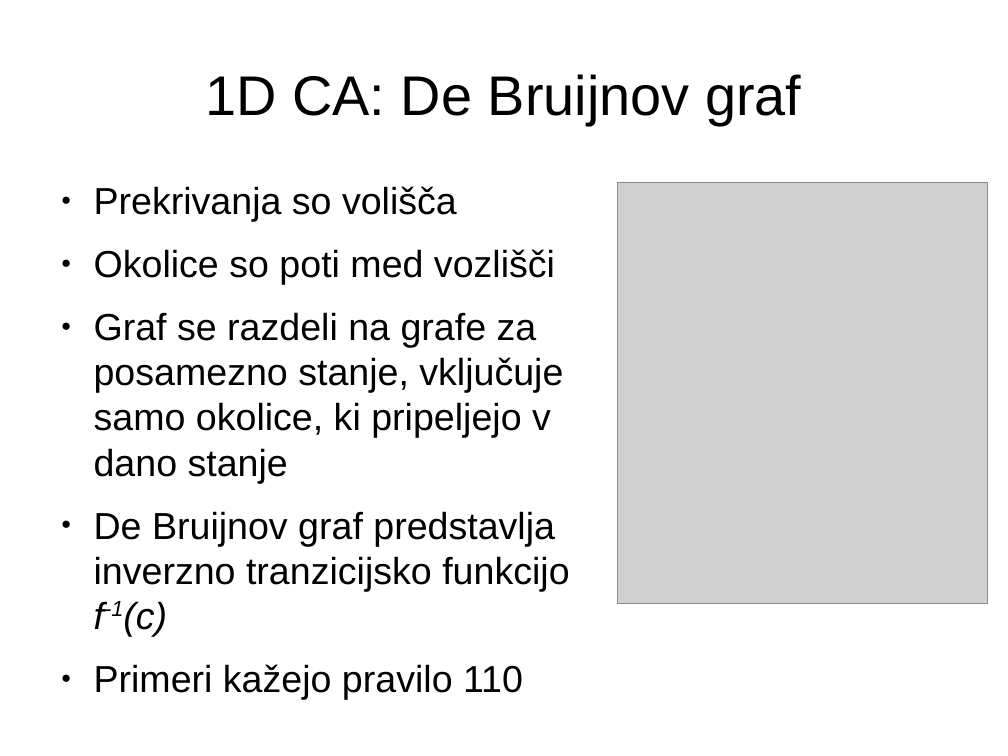
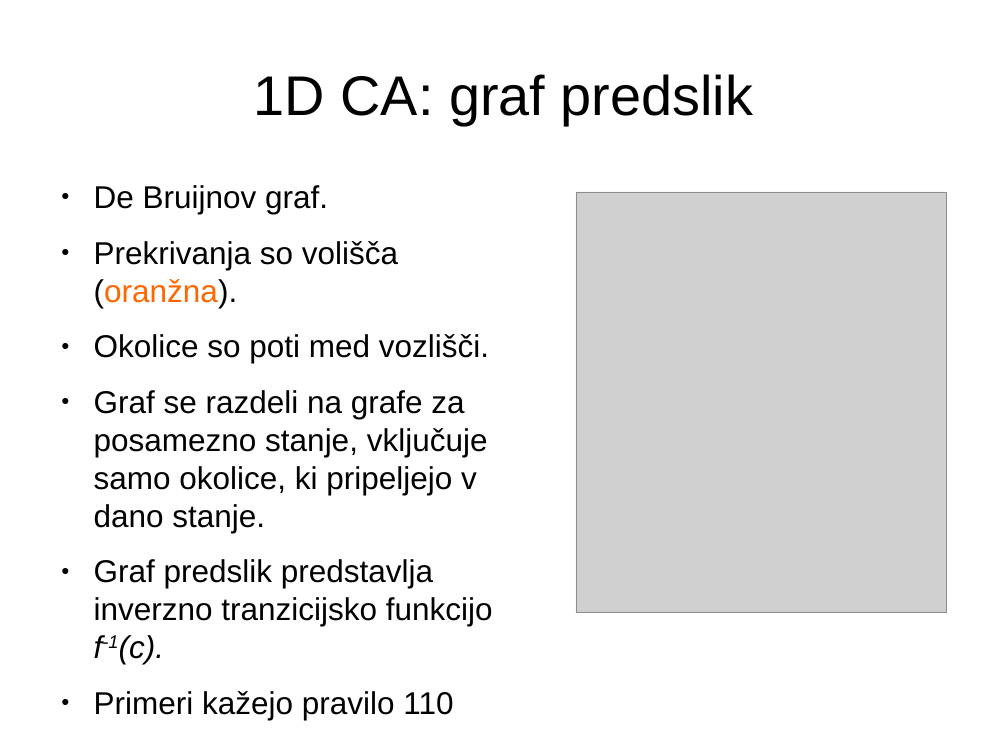
Before and after one commit to jeras/fri-latex-templates, a slide deck: slide 5 of predstavitev/predstavitev.odp. Drawn at 1008x756 pixels with LibreOffice and Linux fonts; fonts in the diff are those of the drawing; grey boxes stand for pictures. Boxes give left, top, right and bottom in pixels: in the first picture for what was removed or moved away, otherwise in the second. Text is boxed around its words. In the diff, an @@ line names an element or a change of style, - is before the commit and + after.

```diff
--- a/predstavitev/predstavitev.odp
+++ b/predstavitev/predstavitev.odp
@@ title at <box>254,74,753,125</box>: text changed @@
-1D CA: De Bruijnov graf
+1D CA: graf predslik
@@ text at <box>94,185,493,664</box>: text changed; size 29.6 to 24.8 pt @@
-● Prekrivanja so volišča
-● Okolice so poti med vozlišči
-● Graf se razdeli na grafe za posamezno stanje, vključuje samo okolice, ki pripeljejo v dano stanje
-● De Bruijnov graf predstavlja
-  inverzno tranzicijsko funkcijo f-1(c)
+● De Bruijnov graf.
+● Prekrivanja so volišča (oranžna).
+● Okolice so poti med vozlišči.
+● Graf se razdeli na grafe za posamezno stanje, vključuje samo okolice, ki pripeljejo v dano stanje.
+● Graf predslik predstavlja
+  inverzno tranzicijsko funkcijo f-1(c).
@@ picture: place and size @@
-picture at <box>617,183,988,604</box>
+picture at <box>576,192,947,613</box>
@@ text at <box>94,691,453,720</box>: size 29.6 to 24.8 pt in "Primeri kažejo pravilo 110" @@
```
Also in this commit, not shown: 16 other slides changed, 6 slides added, 6 other files.
